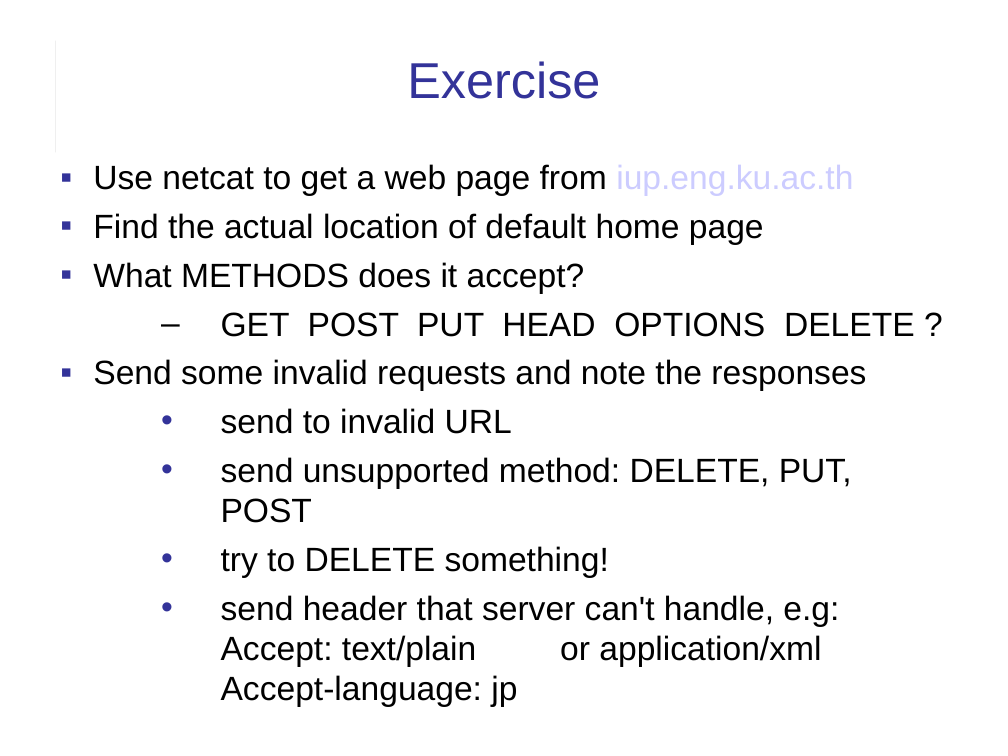
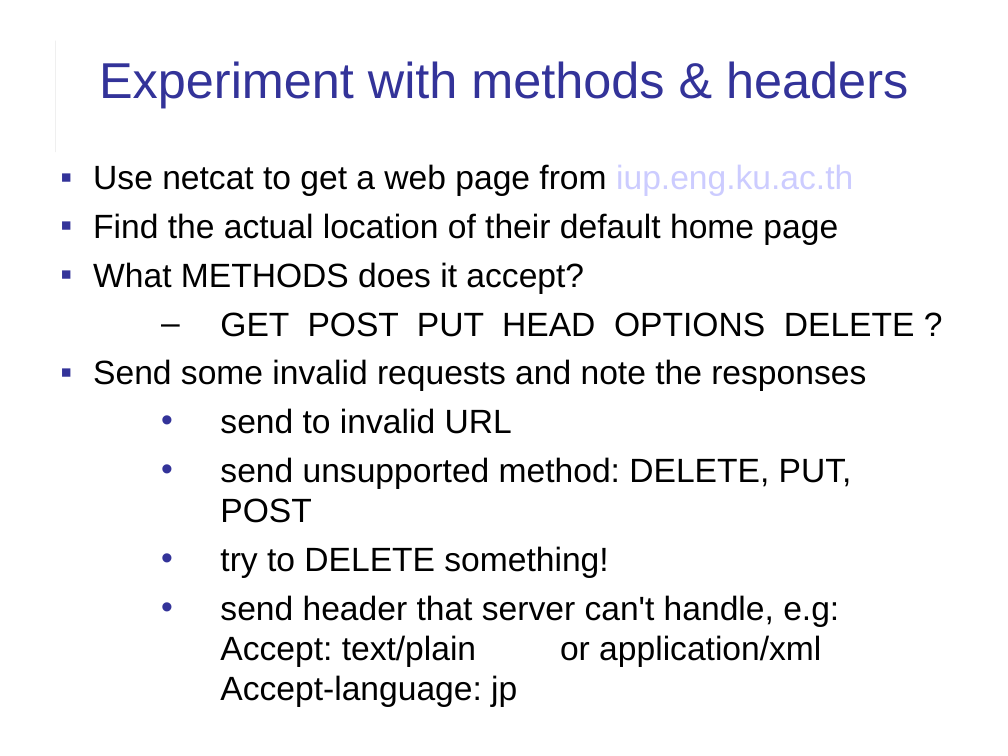
Before and after one commit to cpske/ISP, a slide deck: slide 45 of web/HTTP.ppt (slide 47 before the commit). Drawn at 1008x756 pixels with LibreOffice and Linux fonts; fonts in the diff are those of the drawing. Boxes give left, top, right and bottom in pixels: in the first picture for what was removed or moved away, otherwise in the second. Text is boxed around its words. In the diff, an @@ line names an element or a change of style, - is before the commit and + after.

Commit message:
fix link in assignment, update slides on HTTP (Tired of explicitly wording assignments!)

```diff
--- a/web/HTTP.ppt
+++ b/web/HTTP.ppt
@@ title at [99, 61, 908, 108]: text changed @@
-Exercise
+Experiment with methods & headers
@@ text at [93, 213, 838, 245]: text changed @@
-▪ Find the actual location of default home page
+▪ Find the actual location of their default home page
```
Also in this commit, not shown: 4 other slides changed, 2 slides removed, 10 other files.
